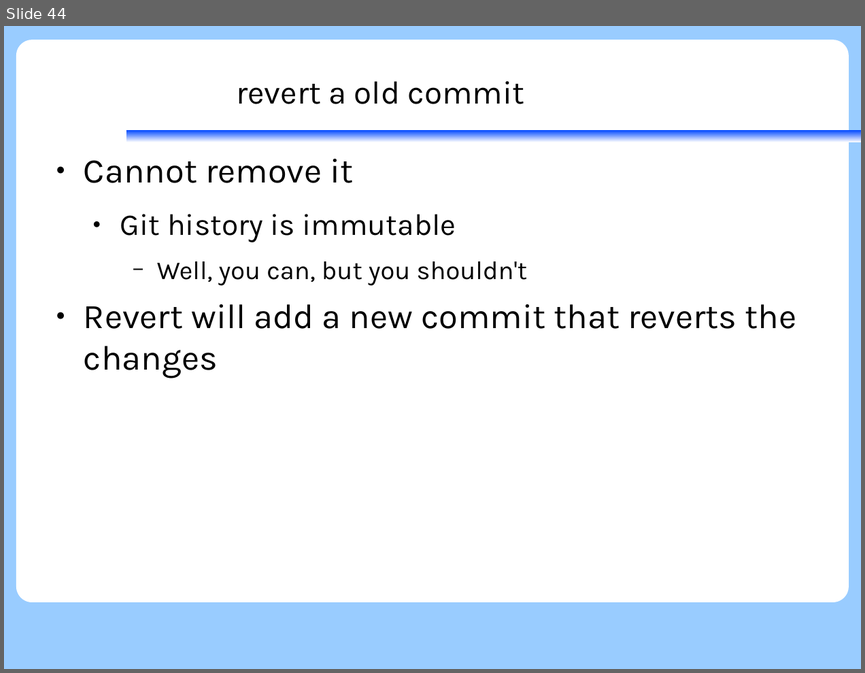
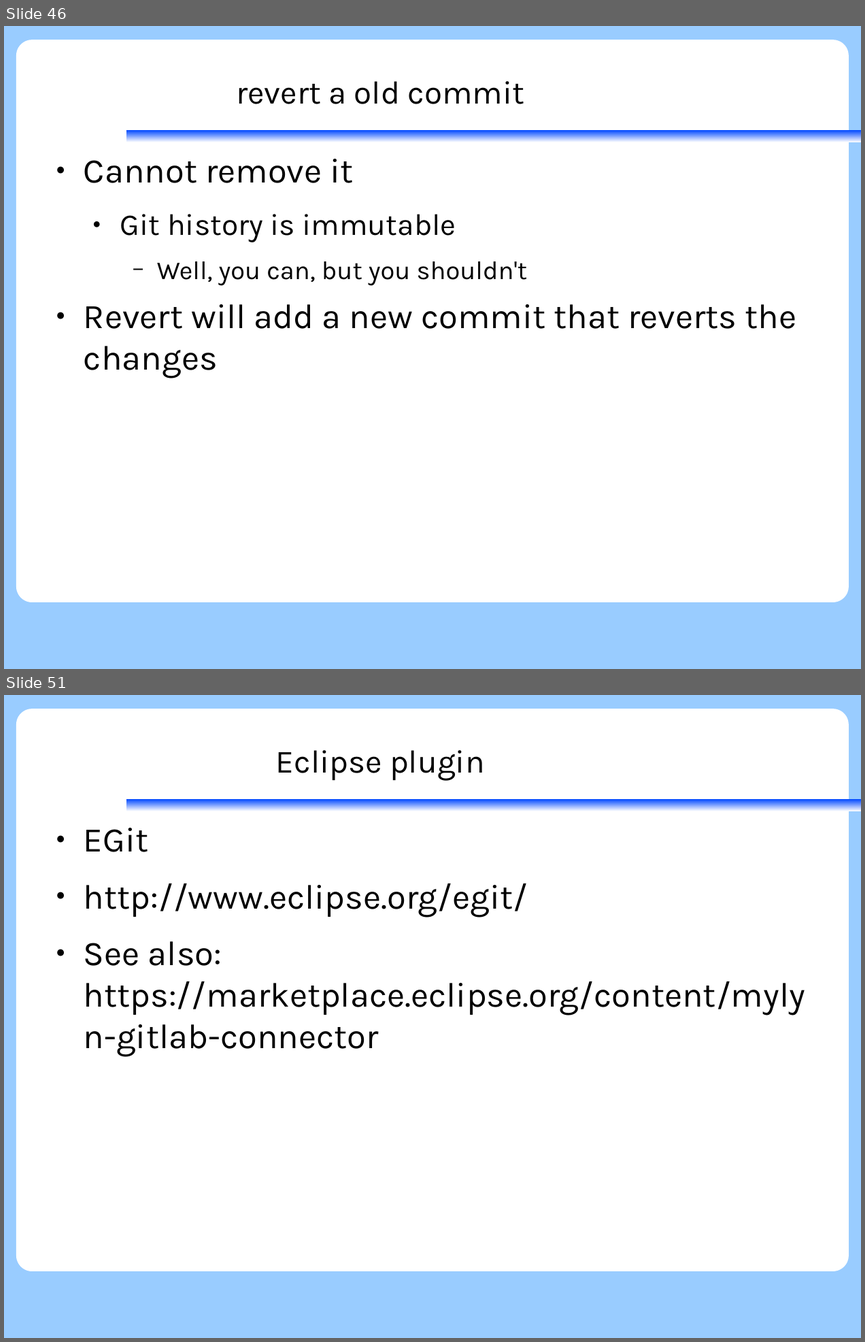
Before and after one commit to KennethNielsen/presentations, a slide deck: gitworkshop/gitworkshop.odp. Shown one above the other, each under a label of ours: slide 44 before the commit, slides 46 and 51 after it; the slides between them are not shown. The pictures are 865x673 and 865x1342 pixels, drawn with LibreOffice and Linux fonts; fonts in the diff are those of the drawing; background and template pictures are left out. Boxes give left, top, right and bottom in pixels: in the first picture for what was removed or moved away, otherwise in the second. Text is boxed around its words. In the diff, an @@ line names an element or a change of style, - is before the commit and + after.

```diff
--- a/gitworkshop/gitworkshop.odp
+++ b/gitworkshop/gitworkshop.odp
@@ slide 51 added at [4,695,861,1338], background #99CCFF; not listed: 2 template elements that a slide beside it also shows @@
@@ title added at [276,750,485,780], 30 pt, text #000000 @@
+Eclipse plugin
@@ text added at [84,828,805,1056], 32 pt, text #000000 @@
+● EGit
+● http://www.eclipse.org/egit/
+● See also: https://marketplace.eclipse.org/content/mylyn-gitlab-connector
@@ what was slide 44 is now slide 46 @@
```
Also in this commit, not shown: 7 slides changed, 10 other slides added, 1 other file.
